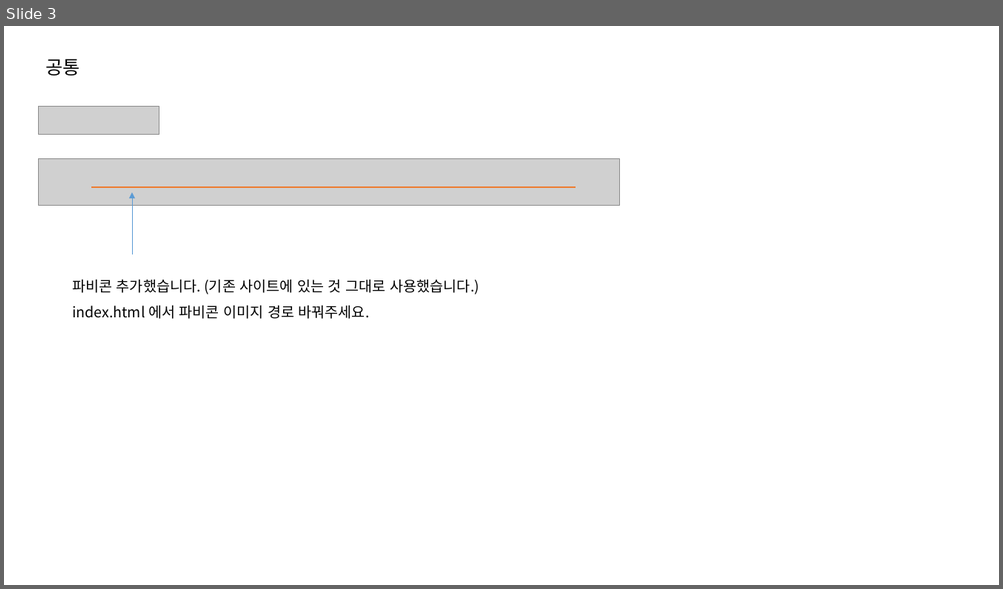
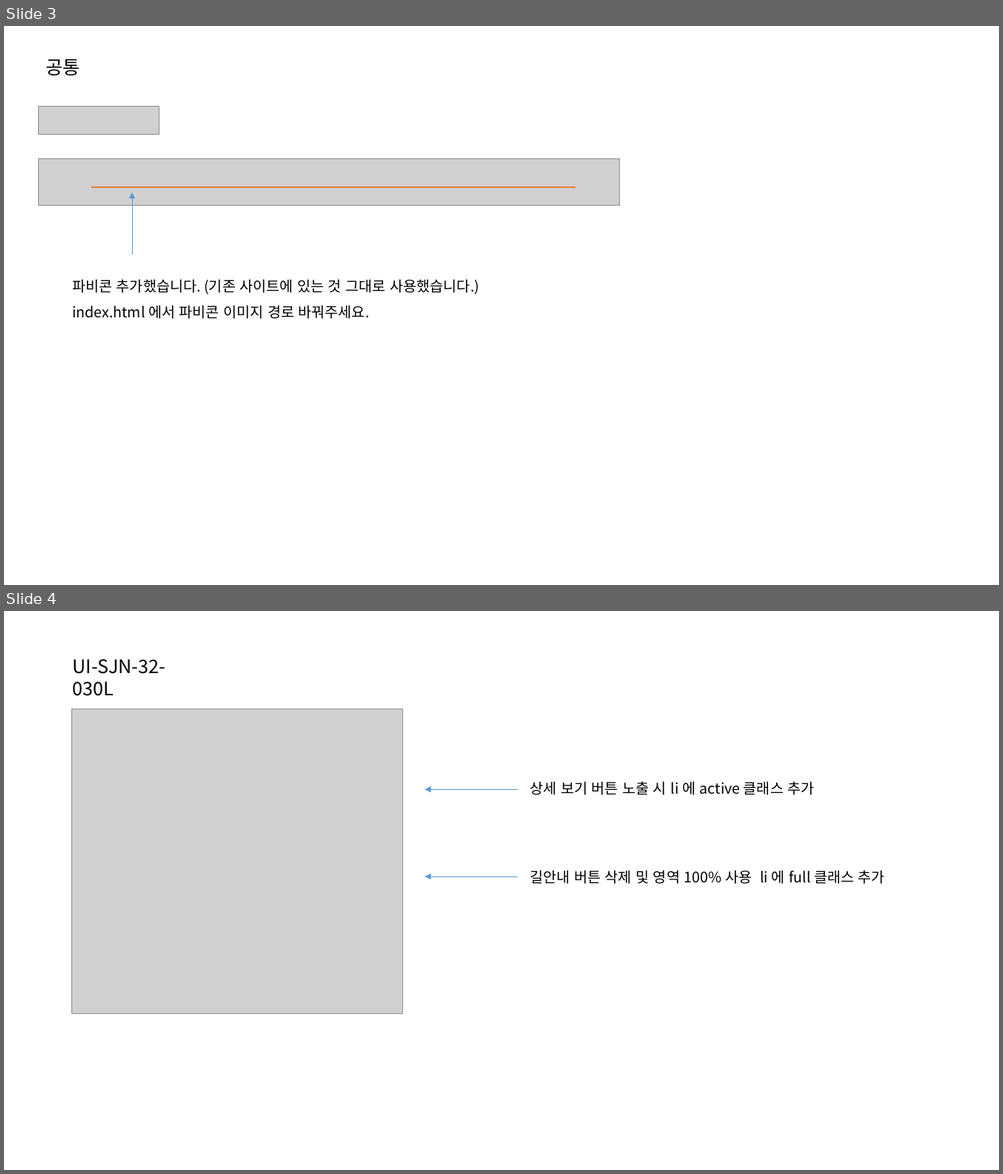
Before and after one commit to jeoungGyy/sejong, a slide deck: ppt/04-13.pptx. Shown one above the other, each under a label of ours: slide 3 before the commit, slides 3 and 4 after it. The pictures are 1003x589 and 1003x1174 pixels, drawn with LibreOffice and Linux fonts; fonts in the diff are those of the drawing; grey boxes stand for pictures. Boxes give left, top, right and bottom in pixels: in the first picture for what was removed or moved away, otherwise in the second. Text is boxed around its words. In the diff, an @@ line names an element or a change of style, - is before the commit and + after.

Commit message:
페이지 추가

```diff
--- a/ppt/04-13.pptx
+++ b/ppt/04-13.pptx
@@ slide 4 added at box(4, 611, 999, 1170), background #FFFFFF @@
@@ text added at box(73, 659, 166, 696), 18 pt, text #000000 @@
+UI-SJN-32-030L
@@ picture added at box(72, 709, 402, 1013) @@
@@ text added at box(530, 781, 814, 795), 14 pt, text #000000 @@
+상세 보기 버튼 노출 시 li 에 active 클래스 추가
@@ arrow added from (518, 789) to (425, 789), #5B9BD5 0.5 pt @@
@@ arrow added from (518, 877) to (425, 877), #5B9BD5 0.5 pt @@
@@ text added at box(530, 870, 885, 884), 14 pt, text #000000 @@
+길안내 버튼 삭제 및 영역 100% 사용 li 에 full 클래스 추가
```
Also in this commit, not shown: 1 other slide added, 2 slides removed, 2 other files.
